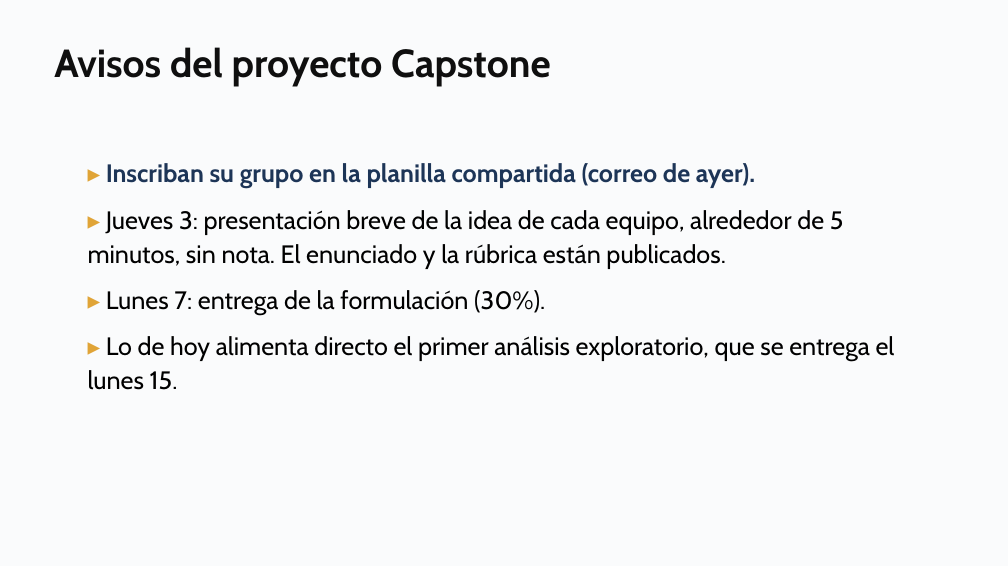
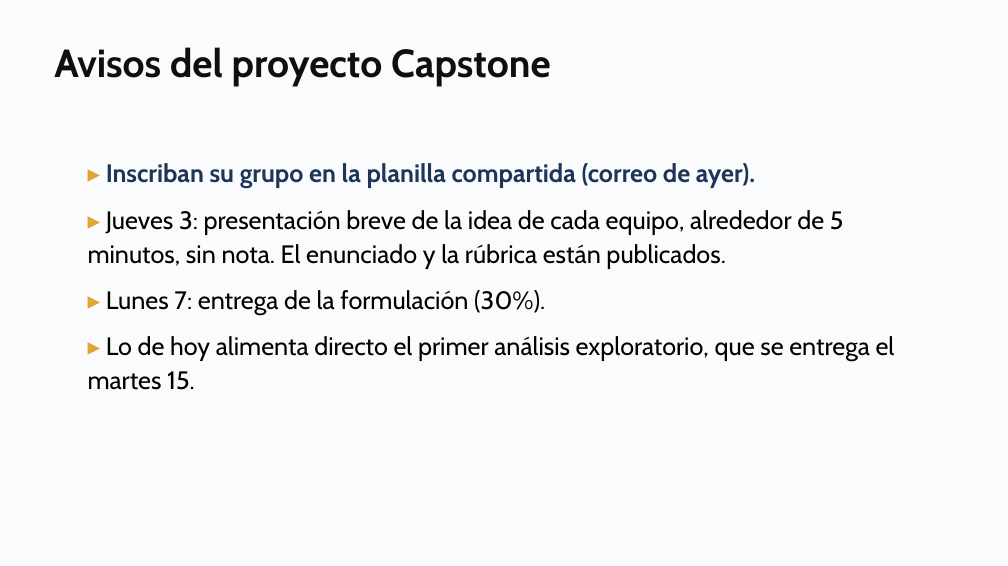
Before and after one commit to daniopitz/diplomado-cdd, a slide deck: slide 3 of presentaciones/clase03_eda_bivariado.pptx. Drawn at 1008x566 pixels with LibreOffice and Linux fonts; fonts in the diff are those of the drawing. Boxes give left, top, right and bottom in pixels: in the first picture for what was removed or moved away, otherwise in the second. Text is boxed around its words. In the diff, an @@ line names an element or a change of style, - is before the commit and + after.

```diff
--- a/presentaciones/clase03_eda_bivariado.pptx
+++ b/presentaciones/clase03_eda_bivariado.pptx
@@ text at [88, 336, 895, 390]: text changed @@
-▸ Lo de hoy alimenta directo el primer análisis exploratorio, que se entrega el lunes 15.
+▸ Lo de hoy alimenta directo el primer análisis exploratorio, que se entrega el martes 15.
```
Also in this commit, not shown: 29 other slides changed, 5 other files.
